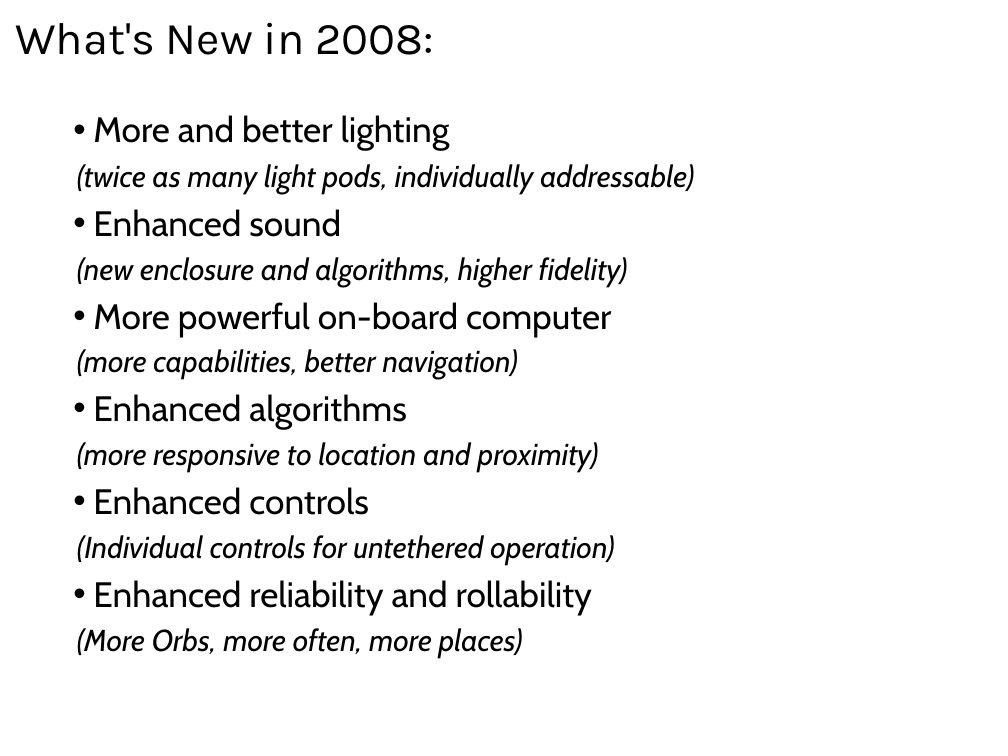
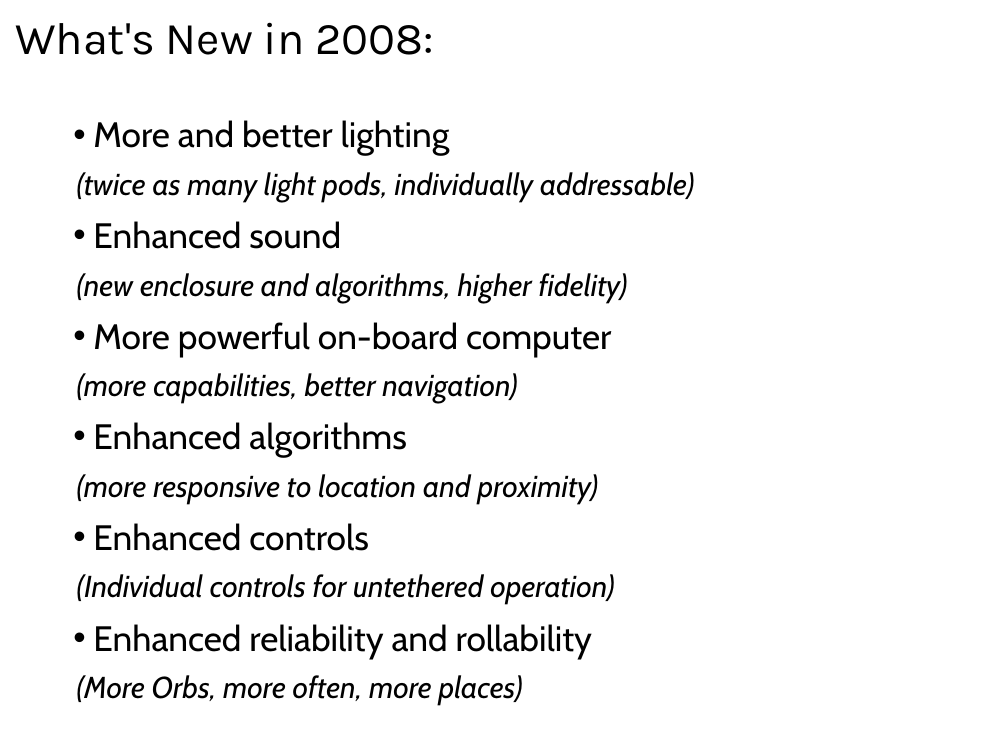
Before and after one commit to orbswarm/orbswarm-svn, a slide deck: slide 8 of media/BM2008/08draft.ppt. Drawn at 1008x756 pixels with LibreOffice and Linux fonts; fonts in the diff are those of the drawing. Boxes give left, top, right and bottom in pixels: in the first picture for what was removed or moved away, otherwise in the second. Text is boxed around its words. In the diff, an @@ line names an element or a change of style, - is before the commit and + after.

```diff
--- a/media/BM2008/08draft.ppt
+++ b/media/BM2008/08draft.ppt
@@ text "More and better lighting" at bbox=[77, 120, 694, 705]: line spacing 0.95 to 1.05; line spacing 1.18 to 1.28 @@
```
Also in this commit, not shown: 3 other slides changed, 1 other file.
